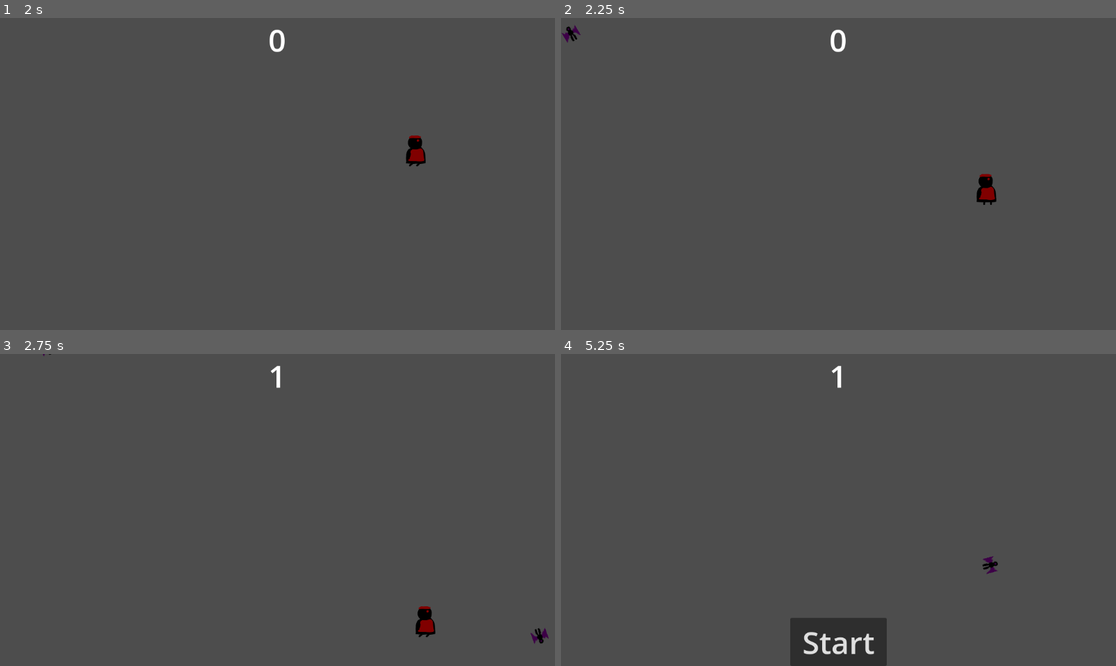
Above: before the commit, frames 1-4 (two rows, left to right).
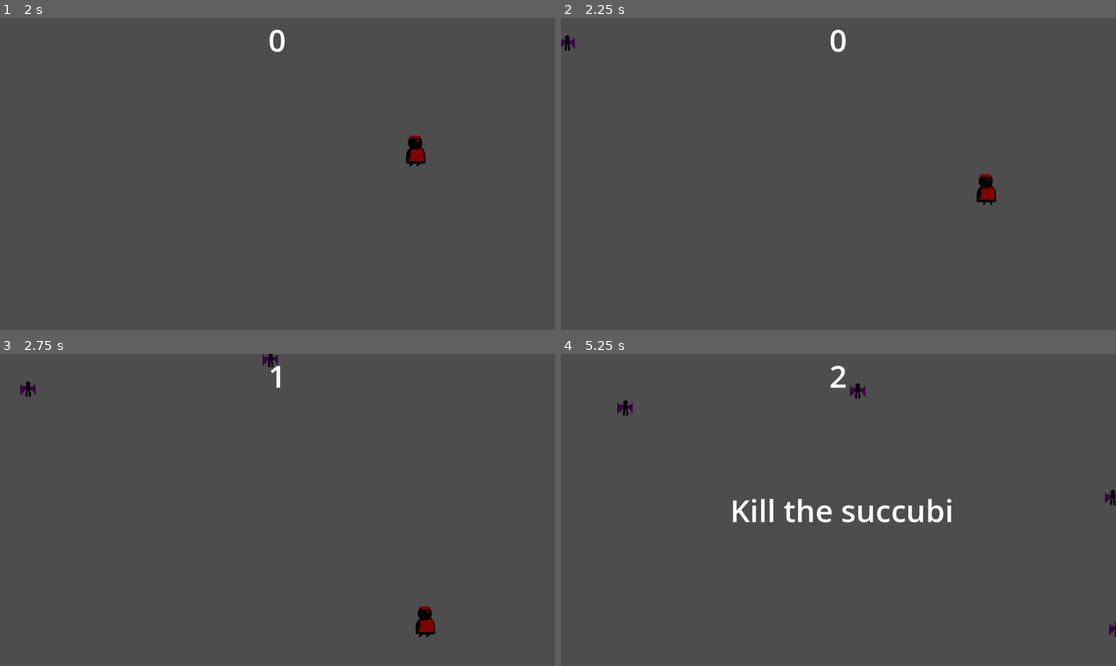
Above: after the commit, the same moments.

Repository: yinghaoawang/Succubus-Survivors
Game: Godot game, scene res://scenes/Main.tscn
Same seed, same stepped clock (60 frames per second), same inputs: the game is played once before the commit and once after it. Before the commit the project starts from res://Main.tscn.
Inputs:
- Up to frame 1 (2 s): click "Start" at 0.5 s; tap Enter at 1.25 s; hold D (move_right) from 1.28 s (still down)
- Up to frame 2 (2.25 s): release D (move_right) at 2.03 s; hold S (move_down) from 2.03 s (still down)
- Up to frame 3 (2.75 s): keep holding S (move_down)
- Up to frame 4 (5.25 s): release S (move_down) at 2.78 s; hold D (move_right) 2.78-3.53 s; hold W (move_up) 3.53-4.28 s; hold A (move_left) from 4.28 s (still down)

Frame 1 is identical in both runs. In frame 2, 0.1% of the frame differs, in the area x 0-4%, y 2-11%; in frame 3, 0.3%; in frame 4, 4.2%, in the area x 10-100%, y 3-100%.

Commit message:
add mob follow player & refactor

Diff:
--- a/project.godot
+++ b/project.godot
@@ -11,9 +11,9 @@
 [application]
 
 config/name="Succubus Survivors"
-run/main_scene="res://Main.tscn"
+run/main_scene="res://scenes/Main.tscn"
 config/features=PackedStringArray("4.1", "GL Compatibility")
-config/icon="res://icon.svg"
+config/icon="res://sprites/icon.svg"
 
 [input]
 
--- a/HUD.tscn
+++ b/scenes/HUD.tscn
@@ -1,9 +1,9 @@
 [gd_scene load_steps=2 format=3 uid="uid://ciikr3q5806gn"]
 
-[ext_resource type="Script" path="res://HUD.gd" id="1_7c2x3"]
+[ext_resource type="Script" path="res://scripts/HUD.gd" id="1_v8j4j"]
 
 [node name="HUD" type="CanvasLayer"]
-script = ExtResource("1_7c2x3")
+script = ExtResource("1_v8j4j")
 
 [node name="ScoreLabel" type="Label" parent="."]
 anchors_preset = 5
--- a/Main.tscn
+++ b/scenes/Main.tscn
@@ -1,9 +1,9 @@
 [gd_scene load_steps=6 format=3 uid="uid://i02j1vjryb8i"]
 
-[ext_resource type="PackedScene" uid="uid://cl1mmdds7sbyw" path="res://player.tscn" id="1_2ywsv"]
-[ext_resource type="Script" path="res://Main.gd" id="1_nq3up"]
-[ext_resource type="PackedScene" path="res://mob.tscn" id="2_nw606"]
-[ext_resource type="PackedScene" uid="uid://ciikr3q5806gn" path="res://HUD.tscn" id="4_6iigs"]
+[ext_resource type="Script" path="res://scripts/Main.gd" id="1_aq0a0"]
+[ext_resource type="PackedScene" uid="uid://drmaca26pjuuf" path="res://scenes/mob.tscn" id="2_buypo"]
+[ext_resource type="PackedScene" uid="uid://cl1mmdds7sbyw" path="res://scenes/player.tscn" id="3_nvqf1"]
+[ext_resource type="PackedScene" uid="uid://ciikr3q5806gn" path="res://scenes/HUD.tscn" id="4_hc2h3"]
 
 [sub_resource type="Curve2D" id="Curve2D_x8quo"]
 _data = {
@@ -12,10 +12,10 @@
 point_count = 5
 
 [node name="Main" type="Node"]
-script = ExtResource("1_nq3up")
-mob_scene = ExtResource("2_nw606")
+script = ExtResource("1_aq0a0")
+mob_scene = ExtResource("2_buypo")
 
-[node name="Player" parent="." instance=ExtResource("1_2ywsv")]
+[node name="Player" parent="." instance=ExtResource("3_nvqf1")]
 position = Vector2(281, 326)
 
 [node name="ElapsedTimer" type="Timer" parent="."]
@@ -36,7 +36,7 @@
 position = Vector2(-3, -4)
 rotation = 0.00346619
 
-[node name="HUD" parent="." instance=ExtResource("4_6iigs")]
+[node name="HUD" parent="." instance=ExtResource("4_hc2h3")]
 
 [connection signal="hit" from="Player" to="." method="game_over"]
 [connection signal="timeout" from="ElapsedTimer" to="." method="_on_elapsed_timer_timeout"]
--- a/mob.tscn
+++ b/scenes/mob.tscn
@@ -1,12 +1,13 @@
-[gd_scene load_steps=4 format=3 uid="uid://drmaca26pjuuf"]
+[gd_scene load_steps=5 format=3 uid="uid://drmaca26pjuuf"]
 
-[ext_resource type="Texture2D" uid="uid://dpfibngsalhdd" path="res://mob1.png" id="1_76kvt"]
+[ext_resource type="Script" path="res://scripts/mob.gd" id="1_ohsab"]
+[ext_resource type="Texture2D" uid="uid://dpfibngsalhdd" path="res://sprites/mob1.png" id="2_o7j77"]
 
 [sub_resource type="SpriteFrames" id="SpriteFrames_shsow"]
 animations = [{
 "frames": [{
 "duration": 1.0,
-"texture": ExtResource("1_76kvt")
+"texture": ExtResource("2_o7j77")
 }],
 "loop": true,
 "name": &"default",
@@ -21,6 +22,7 @@
 position = Vector2(456, 263)
 collision_mask = 0
 gravity_scale = 0.0
+script = ExtResource("1_ohsab")
 metadata/_edit_group_ = true
 
 [node name="AnimatedSprite2D" type="AnimatedSprite2D" parent="."]
--- a/player.tscn
+++ b/scenes/player.tscn
@@ -1,8 +1,8 @@
 [gd_scene load_steps=6 format=3 uid="uid://cl1mmdds7sbyw"]
 
-[ext_resource type="Script" path="res://player.gd" id="1_y4xc4"]
-[ext_resource type="Texture2D" uid="uid://bm6mwbqjtatq" path="res://good_walk1.png" id="2_qga28"]
-[ext_resource type="Texture2D" uid="uid://bkt63pyj5qce1" path="res://good_walk2.png" id="3_k4w84"]
+[ext_resource type="Script" path="res://scripts/player.gd" id="1_y4xc4"]
+[ext_resource type="Texture2D" uid="uid://bm6mwbqjtatq" path="res://sprites/good_walk1.png" id="2_qga28"]
+[ext_resource type="Texture2D" uid="uid://bkt63pyj5qce1" path="res://sprites/good_walk2.png" id="3_k4w84"]
 
 [sub_resource type="SpriteFrames" id="SpriteFrames_nfavc"]
 animations = [{
--- a/Main.gd
+++ b/scripts/Main.gd
@@ -38,6 +38,7 @@
 func _on_mob_timer_timeout():
 	# Create a new instance of the Mob scene.
 	var mob = mob_scene.instantiate()
+	mob.set_player($Player)
 
 	# Choose a random location on Path2D.
 	var mob_spawn_location = get_node("MobPath/MobSpawnLocation")
@@ -50,12 +51,12 @@
 	mob.position = mob_spawn_location.position
 
 	# Add some randomness to the direction.
-	direction += randf_range(-PI / 4, PI / 4)
-	mob.rotation = direction
+	#direction += randf_range(-PI / 4, PI / 4)
+	#mob.rotation = direction
 
 	# Choose the velocity for the mob.
-	var velocity = Vector2(randf_range(150.0, 250.0), 0.0)
-	mob.linear_velocity = velocity.rotated(direction)
+	#var velocity = Vector2(randf_range(150.0, 250.0), 0.0)
+	#mob.linear_velocity = velocity.rotated(direction)
 
 	# Spawn the mob by adding it to the Main scene.
 	add_child(mob)
--- /dev/null
+++ b/scripts/mob.gd
@@ -0,0 +1,20 @@
+extends RigidBody2D
+
+var player_reference
+const MOVE_SPEED = 100  # Adjust the mob's movement speed
+
+# Called when the node enters the scene tree for the first time.
+func _ready():
+	pass # Replace with function body.
+
+
+# Called every frame. 'delta' is the elapsed time since the previous frame.
+func _process(delta):
+	if player_reference and player_reference.visible:
+		# Calculate the direction from the mob to the player
+		var direction = (player_reference.global_position - global_position).normalized()
+		# Move the mob towards the player
+		move_and_collide(direction * MOVE_SPEED * delta)
+
+func set_player(player):
+	player_reference = player
Renamed: HUD.gd -> scripts/HUD.gd
Renamed: player.gd -> scripts/player.gd
Renamed: good_walk1.png -> sprites/good_walk1.png
Not shown, changed: sprites/good_walk1.png.import
Renamed: good_walk2.png -> sprites/good_walk2.png
Not shown, changed: sprites/good_walk2.png.import
Renamed: icon.svg -> sprites/icon.svg
Not shown, changed: sprites/icon.svg.import
Renamed: mob1.png -> sprites/mob1.png
Not shown, changed: sprites/mob1.png.import
